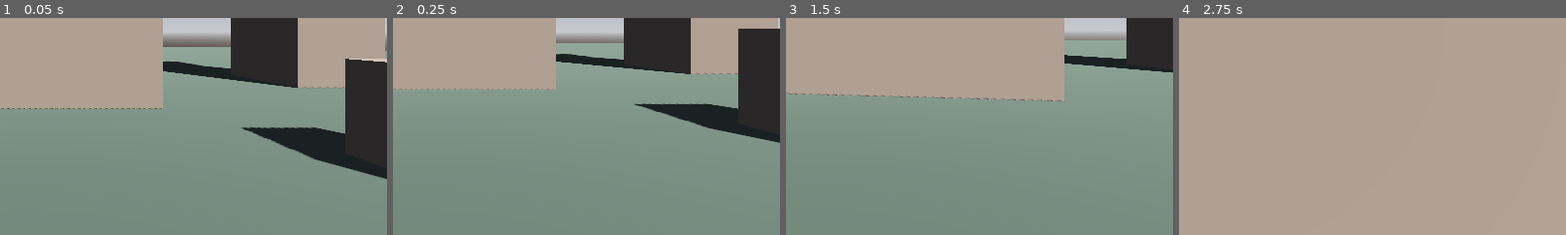
Above: before the commit, frames 1-4 (left to right).
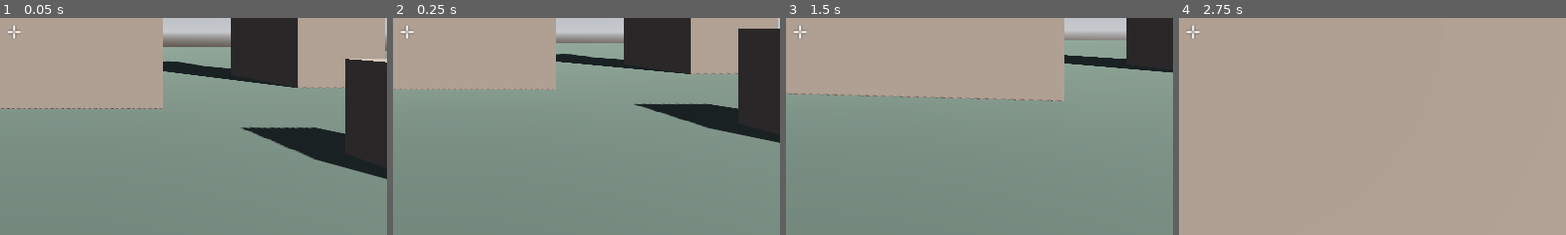
Above: after the commit, the same moments.

Repository: artemiiShabanov/UntitledSniperGame
Game: Godot game, scene res://scenes/dev/dev_test.tscn
Two runs of this game, one before a commit and one after it. Both use one fixed random seed, a clock stepped at 60 frames per second and the inputs below.
Inputs (mouse positions are % of the whole screen's width and height, from its top left):
- Up to frame 1 (0.05 s): no input
- Up to frame 2 (0.25 s): no input
- Up to frame 3 (1.5 s): move the mouse to (55, 50) at 0.52 s; hold Ctrl (crouch) 0.53-1.28 s; hold W (move_forward) from 0.53 s (still down); tap Space (jump) at 0.77 s; move the mouse to (45, 50) at 1.27 s; tap E (interact) at 1.35 s
- Up to frame 4 (2.75 s): keep holding W (move_forward); tap Space (jump) at 1.52 s; move the mouse to (52, 48) at 2.02 s; hold Shift (sprint) from 2.03 s (still down)
The pictures show only the part of the screen within x 48-98%, y 47-97%; the shares and areas given below are measured in that part.

The runs differ from the first frame. In frame 1, 0.1% of the frame differs, in the area x 2-6%, y 3-10%; in frame 2, 0.1%; in frame 3, 0.1%; in frame 4, 0.1%.

Commit message:
Complete Layer 1: add crosshair HUD and save system
- Crosshair: custom draw Control with configurable arms, gap, outline
- HUD scene (CanvasLayer) instanced on player, ready for future elements
- SaveManager autoload: multiple slots, JSON file I/O, version migration
- Helper API for credits, XP, stats tracking
- Layer 1 fully checked off in PLAN.md

Co-Authored-By: Claude Opus 4.6 <noreply@anthropic.com>

Diff:
--- a/project.godot
+++ b/project.godot
@@ -14,6 +14,10 @@
 run/main_scene="res://scenes/dev/dev_test.tscn"
 config/features=PackedStringArray("4.4", "Forward Plus")
 config/icon="res://icon.svg"
+
+[autoload]
+
+SaveManager="*res://scripts/systems/save_manager.gd"
 
 [display]
 
--- a/scenes/player/player.tscn
+++ b/scenes/player/player.tscn
@@ -1,6 +1,7 @@
-[gd_scene load_steps=3 format=3 uid="uid://cu5r57bea486j"]
+[gd_scene load_steps=4 format=3 uid="uid://cu5r57bea486j"]
 
 [ext_resource type="Script" uid="uid://b81j16jmplds0" path="res://scripts/player/player.gd" id="1_player"]
+[ext_resource type="PackedScene" path="res://scenes/ui/hud.tscn" id="2_hud"]
 
 [sub_resource type="CapsuleShape3D" id="CapsuleShape3D_1"]
 radius = 0.3
@@ -22,3 +23,5 @@
 transform = Transform3D(1, 0, 0, 0, 1, 0, 0, 0, 1, 0, 1.6, 0)
 
 [node name="Camera3D" type="Camera3D" parent="Head"]
+
+[node name="HUD" parent="." instance=ExtResource("2_hud")]
--- /dev/null
+++ b/scenes/ui/hud.tscn
@@ -0,0 +1,16 @@
+[gd_scene load_steps=2 format=3 uid="uid://clsw50y4t4k45"]
+
+[ext_resource type="Script" uid="uid://pgmlxsj4tuhw" path="res://scripts/ui/crosshair.gd" id="1_crosshair"]
+
+[node name="HUD" type="CanvasLayer"]
+layer = 10
+
+[node name="Crosshair" type="Control" parent="."]
+layout_mode = 3
+anchors_preset = 15
+anchor_right = 1.0
+anchor_bottom = 1.0
+grow_horizontal = 2
+grow_vertical = 2
+mouse_filter = 2
+script = ExtResource("1_crosshair")
--- /dev/null
+++ b/scripts/systems/save_manager.gd
@@ -0,0 +1,175 @@
+extends Node
+## Global save manager — autoloaded singleton.
+## Handles save/load, multiple slots, and data structure.
+
+const SAVE_DIR := "user://saves/"
+const SAVE_VERSION := 1
+const MAX_SLOTS := 3
+
+## Currently loaded save data. Empty dict means no save loaded.
+var data: Dictionary = {}
+var current_slot: int = -1
+
+
+func _ready() -> void:
+	DirAccess.make_dir_recursive_absolute(SAVE_DIR)
+
+
+## ── Public API ───────────────────────────────────────────────────────────────
+
+func new_game(slot: int) -> void:
+	current_slot = slot
+	data = _default_data(slot)
+	_write_to_disk()
+
+
+func save() -> void:
+	if current_slot < 0:
+		push_warning("SaveManager: no slot selected, cannot save.")
+		return
+	_write_to_disk()
+
+
+func load_slot(slot: int) -> bool:
+	var path := _slot_path(slot)
+	if not FileAccess.file_exists(path):
+		push_warning("SaveManager: slot %d does not exist." % slot)
+		return false
+
+	var file := FileAccess.open(path, FileAccess.READ)
+	if not file:
+		push_error("SaveManager: failed to open %s" % path)
+		return false
+
+	var json := JSON.new()
+	var err := json.parse(file.get_as_text())
+	file.close()
+
+	if err != OK:
+		push_error("SaveManager: JSON parse error in slot %d — %s" % [slot, json.get_error_message()])
+		return false
+
+	data = json.data as Dictionary
+	current_slot = slot
+	data = _migrate(data)
+	return true
+
+
+func delete_slot(slot: int) -> void:
+	var path := _slot_path(slot)
+	if FileAccess.file_exists(path):
+		DirAccess.remove_absolute(path)
+	if current_slot == slot:
+		data = {}
+		current_slot = -1
+
+
+func slot_exists(slot: int) -> bool:
+	return FileAccess.file_exists(_slot_path(slot))
+
+
+func get_slot_summary(slot: int) -> Dictionary:
+	## Returns a lightweight summary for the slot selection screen.
+	if not slot_exists(slot):
+		return {}
+	var file := FileAccess.open(_slot_path(slot), FileAccess.READ)
+	if not file:
+		return {}
+	var json := JSON.new()
+	if json.parse(file.get_as_text()) != OK:
+		return {}
+	var d: Dictionary = json.data
+	return {
+		"slot": slot,
+		"credits": d.get("credits", 0),
+		"xp": d.get("xp", 0),
+		"total_extractions": d.get("stats", {}).get("total_extractions", 0),
+		"total_deaths": d.get("stats", {}).get("total_deaths", 0),
+	}
+
+
+## ── Data helpers ─────────────────────────────────────────────────────────────
+
+func add_credits(amount: int) -> void:
+	data["credits"] = maxi(data.get("credits", 0) + amount, 0)
+
+
+func add_xp(amount: int) -> void:
+	data["xp"] = data.get("xp", 0) + amount
+
+
+func get_credits() -> int:
+	return data.get("credits", 0)
+
+
+func get_xp() -> int:
+	return data.get("xp", 0)
+
+
+func update_stat(key: String, value: Variant) -> void:
+	var stats: Dictionary = data.get("stats", {})
+	stats[key] = value
+	data["stats"] = stats
+
+
+func increment_stat(key: String, amount: int = 1) -> void:
+	var stats: Dictionary = data.get("stats", {})
+	stats[key] = stats.get(key, 0) + amount
+	data["stats"] = stats
+
+
+func get_stat(key: String, default: Variant = 0) -> Variant:
+	return data.get("stats", {}).get(key, default)
+
+
+## ── Internal ─────────────────────────────────────────────────────────────────
+
+func _slot_path(slot: int) -> String:
+	return SAVE_DIR + "save_slot_%d.json" % slot
+
+
+func _write_to_disk() -> void:
+	var path := _slot_path(current_slot)
+	var file := FileAccess.open(path, FileAccess.WRITE)
+	if not file:
+		push_error("SaveManager: cannot write to %s" % path)
+		return
+	file.store_string(JSON.stringify(data, "\t"))
+	file.close()
+
+
+func _default_data(slot: int) -> Dictionary:
+	return {
+		"version": SAVE_VERSION,
+		"slot": slot,
+		"credits": 0,
+		"xp": 0,
+		"ammo_inventory": {},
+		"upgrades": [],
+		"skills": [],
+		"cosmetics": [],
+		"stats": {
+			"total_kills": 0,
+			"total_extractions": 0,
+			"total_deaths": 0,
+			"accuracy_shots_fired": 0,
+			"accuracy_shots_hit": 0,
+			"headshots": 0,
+			"longest_survival": 0.0,
+			"most_credits_one_run": 0,
+		},
+		"per_level_stats": {},
+	}
+
+
+func _migrate(save_data: Dictionary) -> Dictionary:
+	## Upgrades save format when version changes.
+	## Add migration steps here as SAVE_VERSION increments.
+	var ver: int = save_data.get("version", 0)
+
+	if ver < 1:
+		# Future: migrate from v0 to v1
+		pass
+
+	save_data["version"] = SAVE_VERSION
+	return save_data
--- /dev/null
+++ b/scripts/ui/crosshair.gd
@@ -0,0 +1,41 @@
+extends Control
+## Draws a centered crosshair on screen.
+## Attach to a Control node that fills the viewport (anchors full-rect).
+
+@export var color: Color = Color.WHITE
+@export var length: float = 6.0   ## Half-length of each arm
+@export var thickness: float = 2.0
+@export var gap: float = 3.0      ## Empty space around center
+@export var outline_color: Color = Color(0, 0, 0, 0.6)
+@export var outline_width: float = 1.0
+
+
+func _ready() -> void:
+	mouse_filter = Control.MOUSE_FILTER_IGNORE
+	anchors_preset = Control.PRESET_FULL_RECT
+
+
+func _draw() -> void:
+	var center := size / 2.0
+
+	# Four arms: up, down, left, right
+	var arms: Array[Vector2] = [
+		Vector2(0, -1),  # up
+		Vector2(0, 1),   # down
+		Vector2(-1, 0),  # left
+		Vector2(1, 0),   # right
+	]
+
+	for dir in arms:
+		var start := center + dir * gap
+		var end := center + dir * (gap + length)
+
+		# Outline
+		if outline_width > 0.0:
+			draw_line(start, end, outline_color, thickness + outline_width * 2.0, true)
+
+		# Main line
+		draw_line(start, end, color, thickness, true)
+
+	# Center dot (optional, tiny)
+	draw_circle(center, 1.0, color)
Not shown, added: scripts/systems/save_manager.gd.uid
Not shown, added: scripts/ui/crosshair.gd.uid
Not shown, changed: PLAN.md
